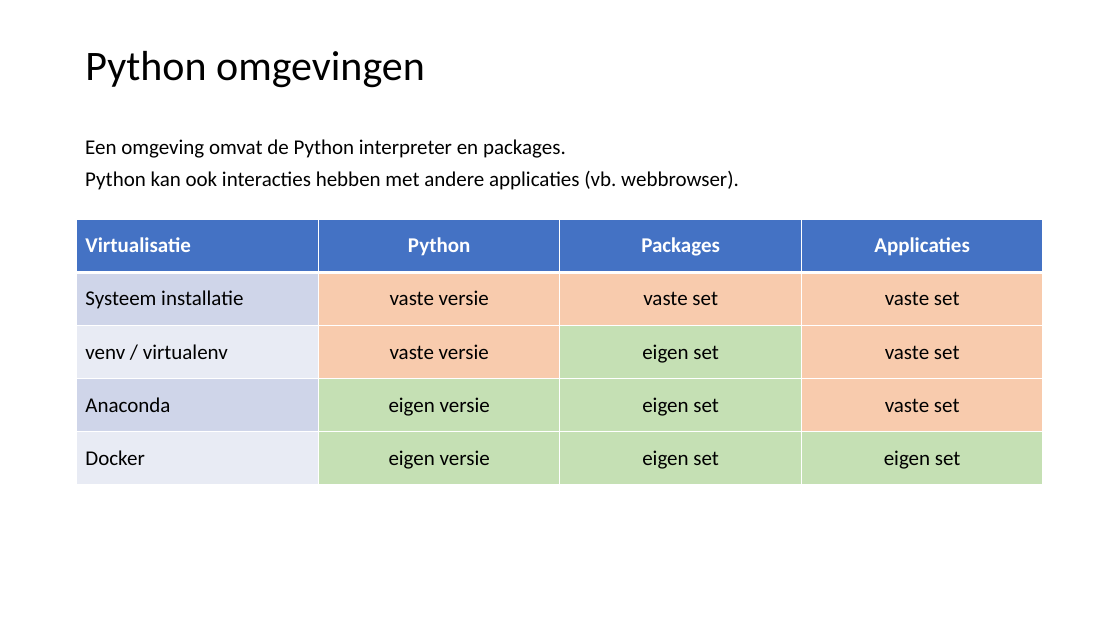
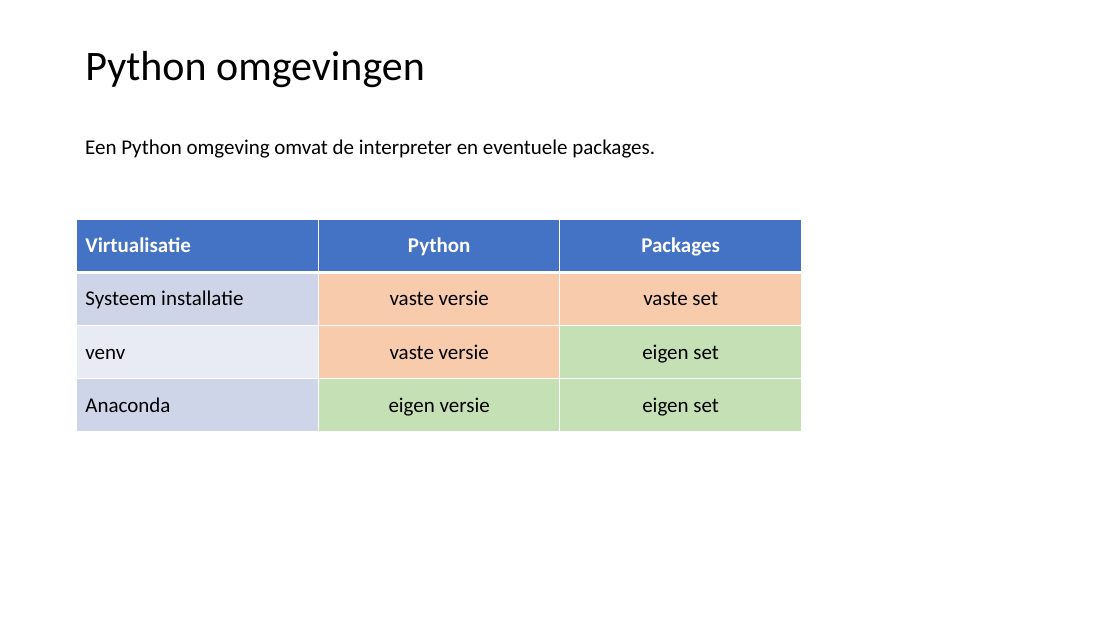
Before and after one commit to LFKoning/knowledge-sharing, a slide deck: slide 14 of python_course/1_basics_classes/python_cursus_1.pptx. Drawn at 1120x630 pixels with LibreOffice and Linux fonts; fonts in the diff are those of the drawing. Boxes give left, top, right and bottom in pixels: in the first picture for what was removed or moved away, otherwise in the second. Text is boxed around its words. In the diff, an @@ line names an element or a change of style, - is before the commit and + after.

Commit message:
Update Python course

```diff
--- a/python_course/1_basics_classes/python_cursus_1.pptx
+++ b/python_course/1_basics_classes/python_cursus_1.pptx
@@ text at [85, 139, 655, 158]: text changed @@
-Een omgeving omvat de Python interpreter en packages.
-Python kan ook interacties hebben met andere applicaties (vb. webbrowser).
+Een Python omgeving omvat de interpreter en eventuele packages.
@@ table at [77, 219, 803, 432] @@
-Virtualisatie | Python | Packages | Applicaties
-Systeem installatie | vaste versie | vaste set | vaste set
-venv / virtualenv | vaste versie | eigen set | vaste set
-Anaconda | eigen versie | eigen set | vaste set
-Docker | eigen versie | eigen set | eigen set
+Virtualisatie | Python | Packages
+Systeem installatie | vaste versie | vaste set
+venv | vaste versie | eigen set
+Anaconda | eigen versie | eigen set
@@ table: place and size @@
-table at [77, 219, 1045, 485]
+table at [77, 219, 803, 432]
```
Also in this commit, not shown: 24 other slides changed, 1 slide added, 2 slides removed, 5 other files.
